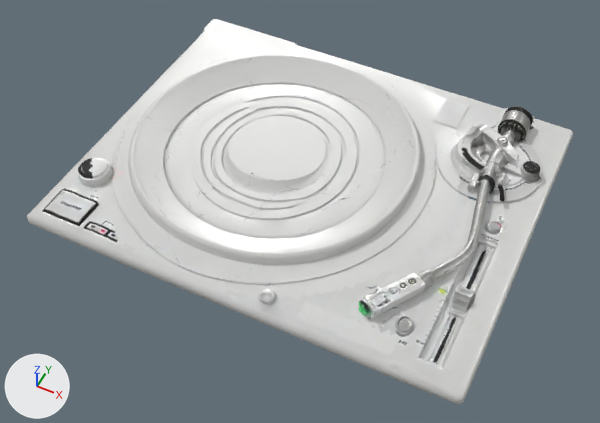
Before and after pictures for a commit that changed the glTF model public/music/3d/deck.glb.
Camera for both pictures: a 50 mm lens placed at (1.01, -2.14, 2.42), pointed at (0.01, -0.15, -0.07). The axes (+X, +Y, +Z) are drawn at lower left. The lights are the same throughout. The older version comes first. Where no turn or scale is listed for an object, it has been applied to the vertices. Vertices at exactly the same position are counted once.

Before the edit, the objects in view are built like this:
```python
me_arm = bpy.data.meshes.new('arm')
me_arm.from_pydata(...)  # 4412 vertices, 7420 faces; spans x -0.139..0.139, y -0.62..0.62, z -0.053..0.053
me_arm.materials.append(mat_deck)
me_base = bpy.data.meshes.new('base')
me_base.from_pydata(...)  # 17602 vertices, 31199 faces; spans x -0.89..0.89, y -0.72..0.72, z -0.07..0.07
me_base.materials.append(mat_deck)
me_platter = bpy.data.meshes.new('platter')
me_platter.from_pydata(...)  # 17349 vertices, 33948 faces; spans x -0.637..0.637, y -0.64..0.64, z -0.035..0.035
me_platter.materials.append(mat_deck)
ob_armlift = bpy.data.objects.new('armLift', me_arm)
ob_armlift.location = (0.576, 0.044, 0.077)
ob_base = bpy.data.objects.new('base', me_base)
ob_base.location = (0.0, -0.001, 0.045)
ob_platter = bpy.data.objects.new('platter', me_platter)
ob_platter.location = (-0.18, 0.033, 0.056)
```
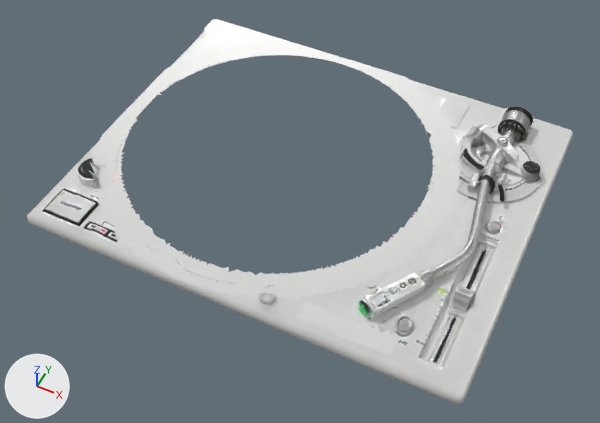
What differs and where, as boxes (x1, y1, x2, y2) in the pictures (600 x 423 px; the box of a moved part takes in the faces that stretch with it):
'base', reshaped, moved: (27, 19, 573, 404) in both
'platter', deleted: before (120, 54, 434, 272)
part 1 of me_base, moved or reshaped: before (64, 31, 544, 351); after (64, 31, 545, 351)

What changed in the scene script:
```text
Change me_base:
    used by ob_base; location = (0.0, -0.001, 0.045)
    remove me_base.from_pydata(...)  # 17602 vertices, 31199 faces; spans x -0.89..0.89, y -0.72..0.72, z -0.07..0.07
    add me_base.from_pydata(...)  # 17615 vertices, 31228 faces; spans x -0.89..0.89, y -0.72..0.72, z -0.07..0.07
    me_base part 1: 1168 vertices moved within x -0.88..0.89, y -0.72..0.72, z -0.07..0.07; 5049 vertices removed from x -0.88..0.89, y -0.72..0.72, z -0.06..0.07; 5062 vertices added at x -0.89..0.89, y -0.72..0.72, z -0.06..0.07
Remove ob_platter:
    ob_platter = bpy.data.objects.new('platter', me_platter)
    ob_platter.location = (-0.18, 0.033, 0.056)
```
